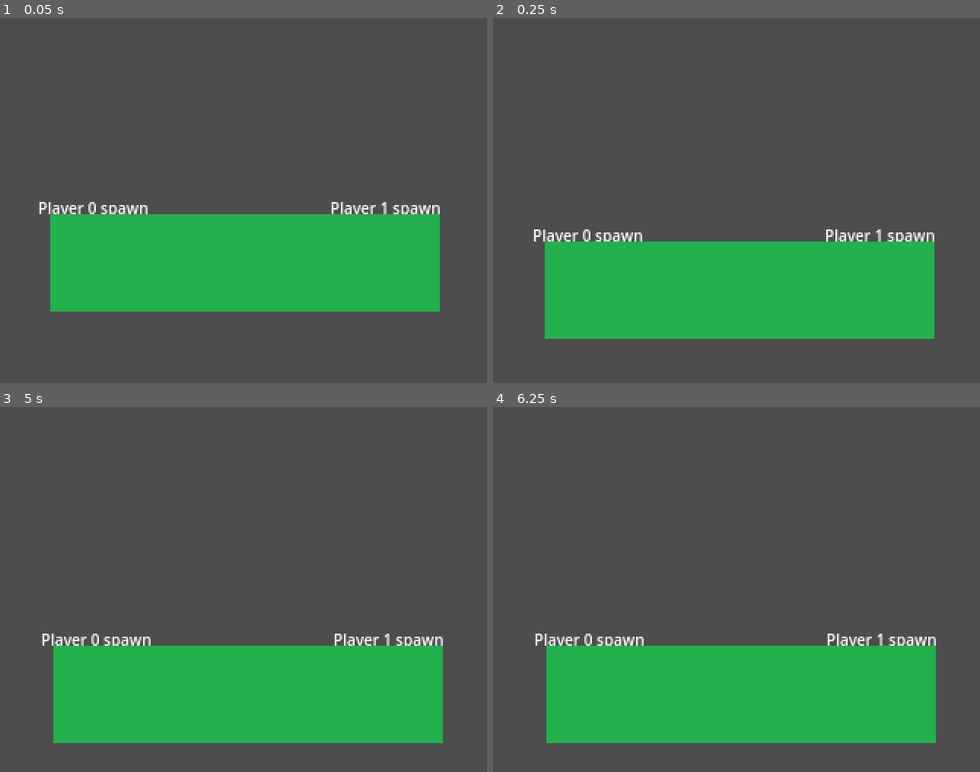
Above: before the commit, frames 1-4 (two rows, left to right).
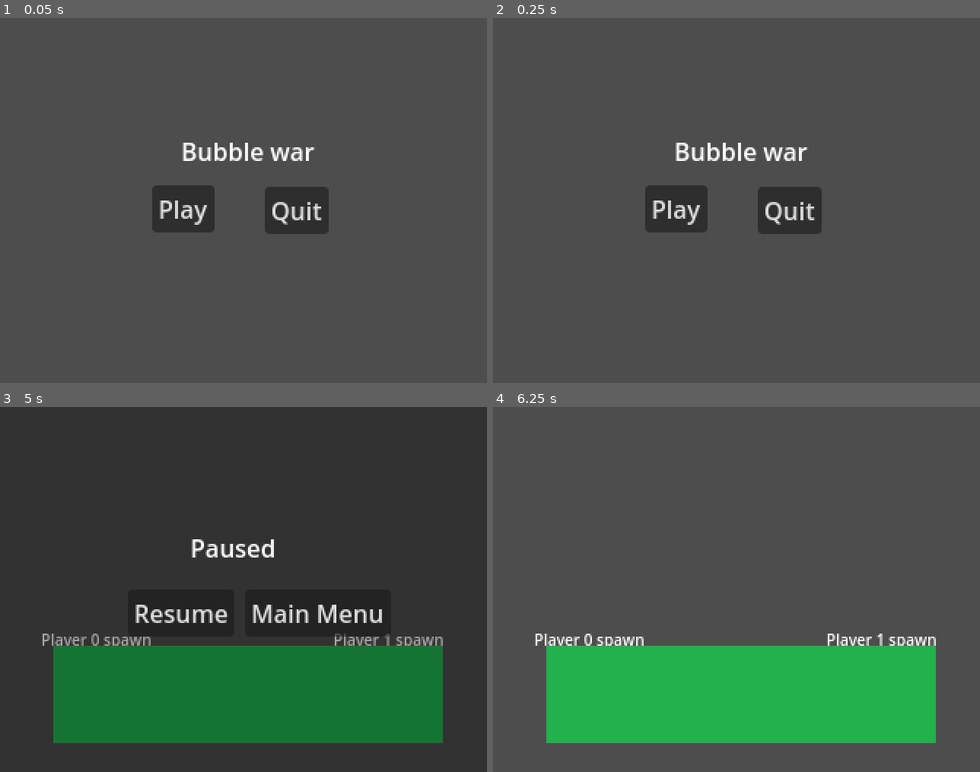
Above: after the commit, the same moments.

Repository: Frn1/GGJ-2025
Game: Godot game, scene res://scenes/main-menu.tscn
The game is run twice, just before and just after one commit, with the same random seed, the same clock (stepped at 60 frames per second) and the same inputs. Before the commit the project starts from res://game.tscn.
Inputs (mouse positions are in pixels of both pictures, inside the frame that each line leads up to):
- Up to frame 1 (0.05 s): no input
- Up to frame 2 (0.25 s): no input
- Up to frame 3 (5 s): click (185, 596) at 0.5 s, where only the run after the commit has a clickable "Play"; tap Enter at 2, 3.5 s; tap Space at 2.75, 4.25 s; tap Escape (ui_cancel) at 4.9 s
- Up to frame 4 (6.25 s): click (673, 611) at 5 s, where only the run after the commit has a clickable "Resume"; tap Enter at 5.75 s

The runs differ from the first frame. In frame 1, 25% of the frame differs, in the area x 8-91%, y 34-81%; in frame 2, 26%; in frame 3, 100%, in the area x 0-100%, y 0-100%; in frame 4, nothing differs.

Commit message:
menus (#1)

Diff:
--- a/game.gd
+++ b/game.gd
@@ -6,6 +6,8 @@
 @onready var camera: Camera2D = $Camera
 
 var spawns: Array = []
+
+var is_paused = false
 
 func _ready() -> void:
 	level = level_scene.instantiate()
@@ -21,3 +23,21 @@
 					camera.limit_bottom = child.global_position.y
 				CameraLimit.CameraLimitSide.RIGHT:
 					camera.limit_right = child.global_position.x
+
+
+func _input(event):
+	if event.is_action_pressed("ui_cancel"):  # Esc para pausar
+		toggle_pause()
+
+func toggle_pause():
+	is_paused = !is_paused
+	print("a")
+	get_tree().paused = is_paused
+	$PauseMenu.visible = is_paused
+
+func _on_ResumeButton_pressed():
+	toggle_pause()
+
+func _on_MainMenuButton_pressed():
+	get_tree().paused = false
+	get_tree().change_scene_to_file("res://scenes/main-menu.tscn")
--- a/game.tscn
+++ /dev/null
@@ -1,13 +0,0 @@
-[gd_scene load_steps=3 format=3 uid="uid://dfpisuwwkekub"]
-
-[ext_resource type="Script" path="res://game.gd" id="1_6ro4o"]
-[ext_resource type="PackedScene" uid="uid://c2rc3lo3fg0bh" path="res://levels/test.tscn" id="2_jggyd"]
-
-[node name="Game" type="Node2D"]
-script = ExtResource("1_6ro4o")
-level_scene = ExtResource("2_jggyd")
-
-[node name="Camera" type="Camera2D" parent="."]
-limit_smoothed = true
-position_smoothing_enabled = true
-editor_draw_limits = true
--- a/project.godot
+++ b/project.godot
@@ -11,7 +11,7 @@
 [application]
 
 config/name="GGJ2025"
-run/main_scene="res://game.tscn"
+run/main_scene="res://scenes/main-menu.tscn"
 config/features=PackedStringArray("4.3", "GL Compatibility")
 config/icon="res://icon.svg"
 
--- /dev/null
+++ b/scenes/game.tscn
@@ -0,0 +1,46 @@
+[gd_scene load_steps=3 format=3 uid="uid://dfpisuwwkekub"]
+
+[ext_resource type="Script" path="res://game.gd" id="1_sxkdj"]
+[ext_resource type="PackedScene" uid="uid://c2rc3lo3fg0bh" path="res://levels/test.tscn" id="2_hbomg"]
+
+[node name="Game" type="Node2D"]
+script = ExtResource("1_sxkdj")
+level_scene = ExtResource("2_hbomg")
+
+[node name="Camera" type="Camera2D" parent="."]
+limit_smoothed = true
+position_smoothing_enabled = true
+editor_draw_limits = true
+
+[node name="PauseMenu" type="CanvasLayer" parent="."]
+process_mode = 2
+visible = false
+
+[node name="Overlay" type="ColorRect" parent="PauseMenu"]
+offset_right = 321.0
+offset_bottom = 241.0
+color = Color(0, 0, 0, 0.345098)
+
+[node name="PausedLabel" type="Label" parent="PauseMenu"]
+offset_left = 125.0
+offset_top = 81.0
+offset_right = 182.0
+offset_bottom = 104.0
+text = "Paused"
+
+[node name="ResumeButton" type="Button" parent="PauseMenu"]
+offset_left = 84.0
+offset_top = 120.0
+offset_right = 154.0
+offset_bottom = 151.0
+text = "Resume"
+
+[node name="MainMenuButton" type="Button" parent="PauseMenu"]
+offset_left = 161.0
+offset_top = 120.0
+offset_right = 257.0
+offset_bottom = 151.0
+text = "Main Menu"
+
+[connection signal="pressed" from="PauseMenu/ResumeButton" to="." method="_on_ResumeButton_pressed"]
+[connection signal="pressed" from="PauseMenu/MainMenuButton" to="." method="_on_MainMenuButton_pressed"]
--- /dev/null
+++ b/scenes/main-menu.tscn
@@ -0,0 +1,34 @@
+[gd_scene load_steps=2 format=3 uid="uid://its1rfbkygrf"]
+
+[ext_resource type="Script" path="res://scripts/main_menu.gd" id="1_yuqug"]
+
+[node name="Main-menu" type="Node2D"]
+position = Vector2(74, 63)
+script = ExtResource("1_yuqug")
+
+[node name="TitleLabel" type="Label" parent="."]
+offset_left = 45.0
+offset_top = 13.0
+offset_right = 133.0
+offset_bottom = 36.0
+text = "Bubble war"
+metadata/_edit_use_anchors_ = true
+
+[node name="PlayButton" type="Button" parent="."]
+offset_left = 26.0
+offset_top = 47.0
+offset_right = 67.0
+offset_bottom = 78.0
+text = "Play"
+metadata/_edit_use_anchors_ = true
+
+[node name="QuitButton" type="Button" parent="."]
+offset_left = 100.0
+offset_top = 48.0
+offset_right = 142.0
+offset_bottom = 79.0
+text = "Quit"
+metadata/_edit_use_anchors_ = true
+
+[connection signal="pressed" from="PlayButton" to="." method="_on_PlayButton_pressed"]
+[connection signal="pressed" from="QuitButton" to="." method="_on_QuitButton_pressed"]
--- /dev/null
+++ b/scripts/main_menu.gd
@@ -0,0 +1,12 @@
+extends Node2D
+
+
+func _on_PlayButton_pressed():
+	# Cargar la escena principal
+	print("hola")
+	get_tree().change_scene_to_file("res://Scenes/game.tscn")
+	print("hello")
+
+func _on_QuitButton_pressed():
+	# Salir del juego
+	get_tree().quit()
